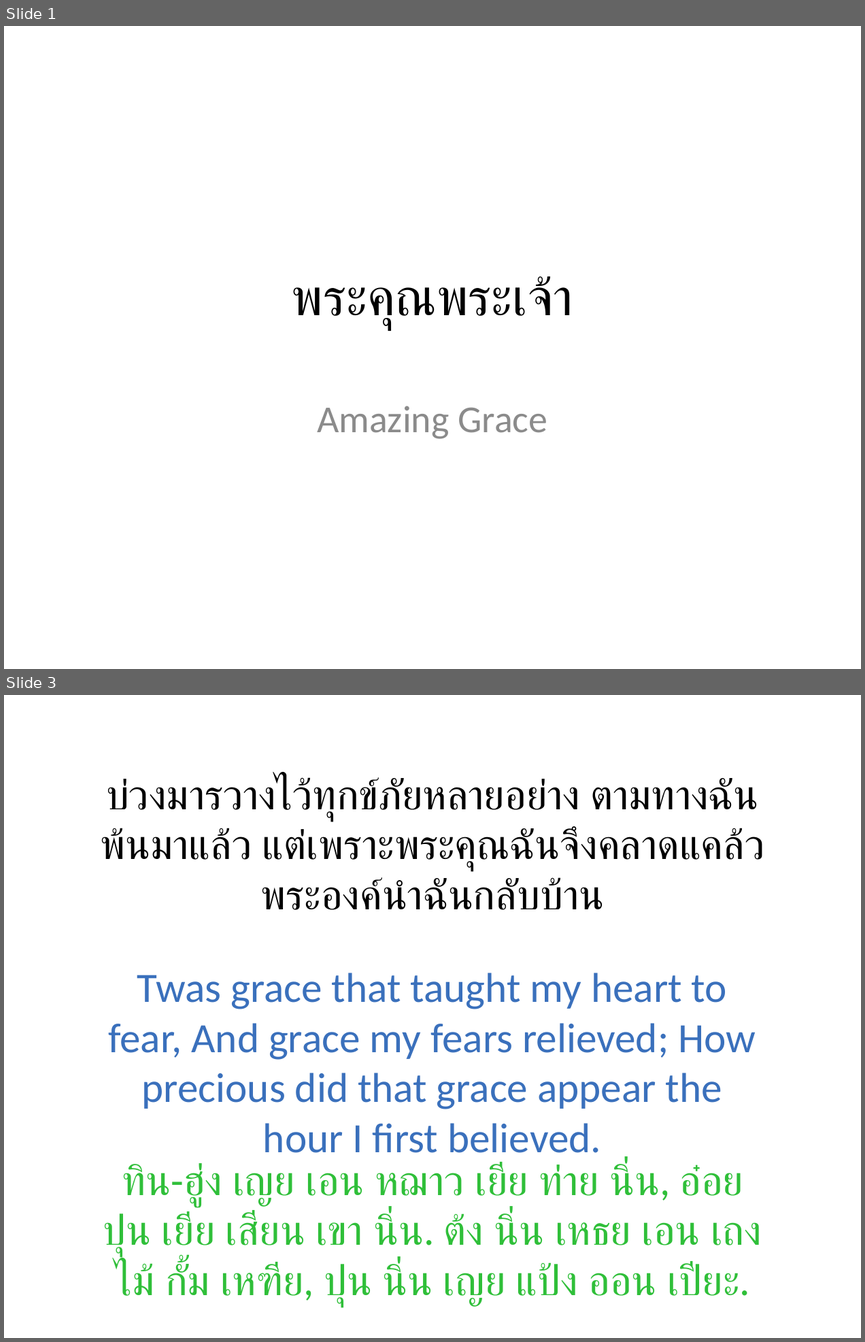
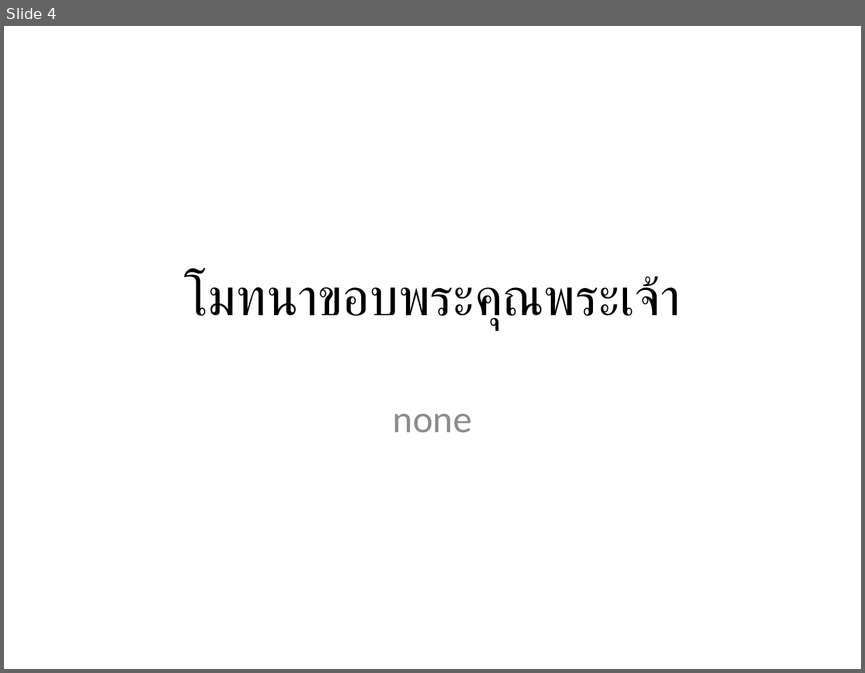
Before and after one commit to mightmay/songpptcreator, a slide deck: finishedppt/WorshipSongs.pptx. Shown one above the other, each under a label of ours: slides 1 and 3 before the commit, slide 4 after it; the slides between them are not shown. The pictures are 865x1342 and 865x673 pixels, drawn with LibreOffice and Linux fonts; fonts in the diff are those of the drawing. Boxes give left, top, right and bottom in pixels: in the first picture for what was removed or moved away, otherwise in the second. Text is boxed around its words. In the diff, an @@ line names an element or a change of style, - is before the commit and + after.

```diff
--- a/finishedppt/WorshipSongs.pptx
+++ b/finishedppt/WorshipSongs.pptx
@@ slide 3 removed at <box>4,695,861,1338</box>, background #FFFFFF @@
@@ text removed at <box>101,777,764,910</box> @@
-บ่วงมารวางไว้ทุกข์ภัยหลายอย่าง ตามทางฉันพ้นมาแล้ว แต่เพราะพระคุณฉันจึงคลาดแคล้ว พระองค์นำฉันกลับบ้าน
@@ text removed at <box>108,972,755,1162</box> @@
-Twas grace that taught my heart to fear, And grace my fears relieved; How precious did that grace appear the hour I first believed.
@@ text removed at <box>103,1162,762,1306</box> @@
-ทิน-ฮู่ง เญย เอน หฌาว เยีย ท่าย นิ่น, อ๋อย ปุน เยีย เสียน เขา นิ่น. ต้ง นิ่น เหธย เอน เถง ไม้ กั้ม เหฑีย, ปุน นิ่น เญย แป้ง ออน เปียะ.
@@ what was slide 1 is now slide 4 @@
@@ slide 4 changed as well @@
@@ title at <box>184,274,680,329</box>: text changed @@
-พระคุณพระเจ้า
+โมทนาขอบพระคุณพระเจ้า
@@ subtitle at <box>393,414,472,433</box>: text changed @@
-Amazing Grace
+none
```
Also in this commit, not shown: 15 slides added, 11 other slides removed, 4 other files.
